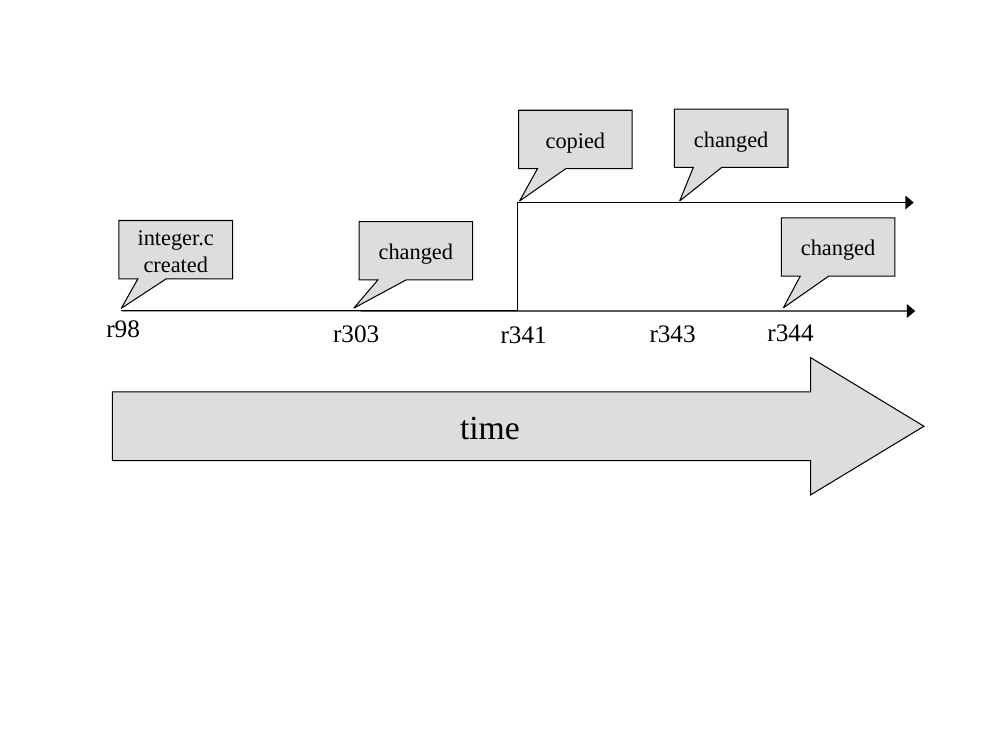
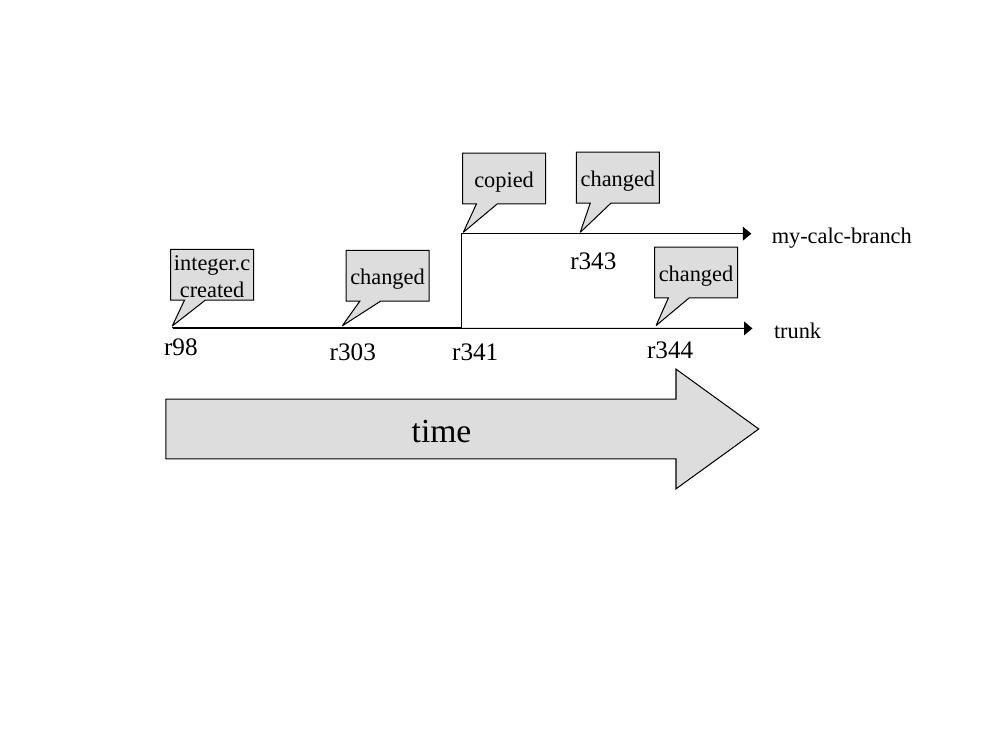
Before and after one commit to nabetaro/svnbook-ja, a slide deck: slide 4 of src/book/book/images/branches.ppt. Drawn at 1008x756 pixels with LibreOffice and Linux fonts; fonts in the diff are those of the drawing. Boxes give left, top, right and bottom in pixels: in the first picture for what was removed or moved away, otherwise in the second. Text is boxed around its words. In the diff, an @@ line names an element or a change of style, - is before the commit and + after.

```diff
--- a/src/book/book/images/branches.ppt
+++ b/src/book/book/images/branches.ppt
@@ speech box "copied": place and size @@
-speech box "copied" at [519, 110, 633, 168]
+speech box "copied" at [463, 153, 545, 204]
@@ speech box "changed": place and size @@
-speech box "changed" at [674, 109, 788, 167]
+speech box "changed" at [577, 152, 659, 203]
@@ elbow arrow moved from (121, 310) - (913, 203) to (172, 328) - (751, 234) @@
@@ text "r343": place and size @@
-text "r343" at [650, 325, 696, 343]
+text "r343" at [570, 252, 616, 270]
@@ text added at [772, 227, 912, 248], 16 pt, text #000000 @@
+my-calc-branch
@@ speech box "integer.c": place and size @@
-speech box "integer.c" at [119, 221, 233, 279]
+speech box "integer.c" at [170, 249, 253, 299]
@@ speech box "changed": place and size @@
-speech box "changed" at [359, 222, 473, 280]
+speech box "changed" at [346, 250, 428, 300]
@@ speech box "changed": place and size @@
-speech box "changed" at [781, 218, 895, 276]
+speech box "changed" at [654, 247, 737, 297]
@@ text "r98": place and size @@
-text "r98" at [106, 320, 140, 338]
+text "r98" at [164, 338, 198, 356]
@@ arrow moved from (122, 311) - (915, 311) to (172, 329) - (752, 329) @@
@@ text "r344": place and size @@
-text "r344" at [767, 324, 813, 342]
+text "r344" at [647, 341, 693, 359]
@@ text added at [774, 322, 821, 339], 16 pt, text #000000 @@
+trunk
@@ text "r303": place and size @@
-text "r303" at [333, 325, 379, 343]
+text "r303" at [330, 343, 376, 361]
@@ text "r341": place and size @@
-text "r341" at [501, 326, 547, 344]
+text "r341" at [452, 343, 498, 361]
@@ right arrow "time": place and size @@
-right arrow "time" at [113, 358, 924, 495]
+right arrow "time" at [166, 369, 759, 489]
@@ right arrow "time" at [166, 369, 759, 489]: proportions changed @@
```
Also in this commit, not shown: 2 other slides changed, 3 other files.
